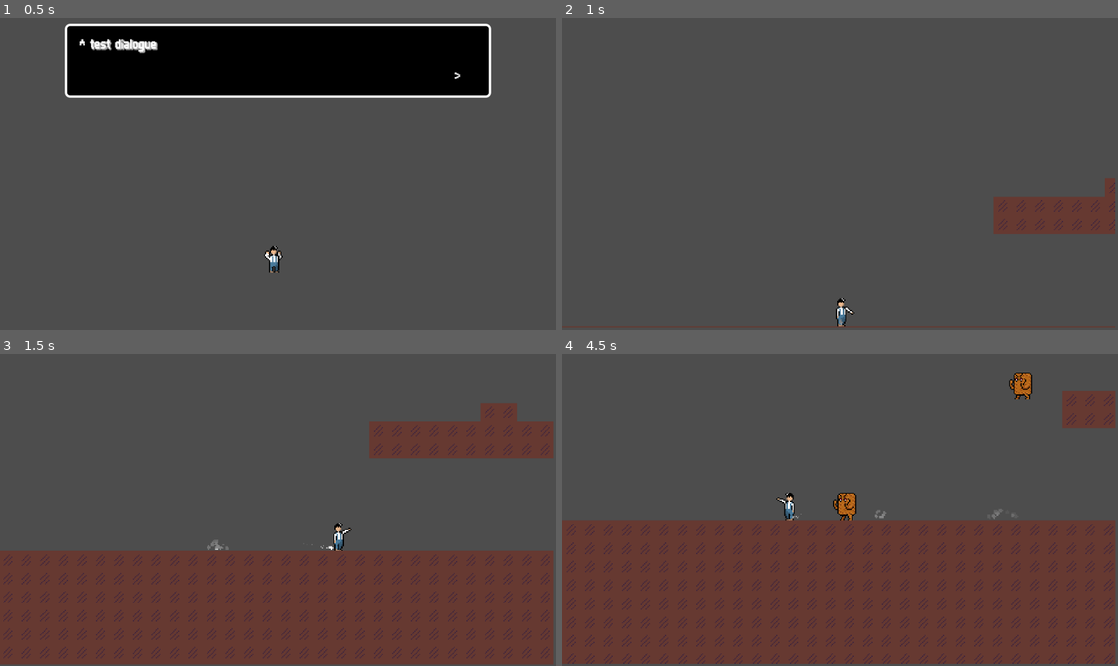
Above: before the commit, frames 1-4 (two rows, left to right).
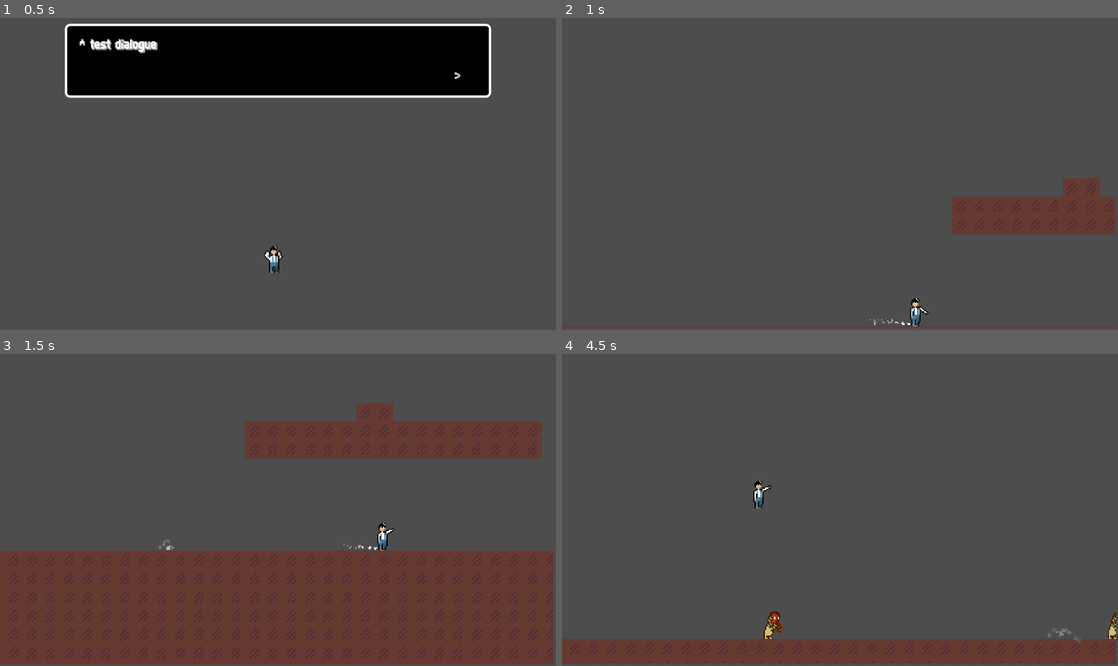
Above: after the commit, the same moments.

Repository: tixvage/bgj25.2
Game: Godot game, scene res://scenes/main.tscn
Same seed, same stepped clock (60 frames per second), same inputs: the game is played once before the commit and once after it. The engine's default icon, where the game draws it, is replaced by a stand-in: a white triangle on a blue panel in a dark square. Sound files missing from this copy of the repository are replaced by a short silence.
Inputs (mouse positions are in pixels of both pictures, inside the frame that each line leads up to):
- Up to frame 1 (0.5 s): no input
- Up to frame 2 (1 s): move the mouse to (812, 236) at 0.52 s; hold D (move_right) from 0.53 s (still down); click (812, 236) at 0.6 s; tap W (move_up) at 0.77 s
- Up to frame 3 (1.5 s): keep holding D (move_right); move the mouse to (444, 556) at 1.27 s; click (444, 556) at 1.35 s
- Up to frame 4 (4.5 s): tap W (move_up) at 1.52, 3.02, 3.77 s; move the mouse to (673, 463) at 2.02 s; release D (move_right) at 2.03 s; hold A (move_left) 2.03-4.28 s; click (673, 463) at 2.1 s; move the mouse to (867, 510) at 2.77 s; click (867, 510) at 2.85 s; move the mouse to (756, 432) at 3.52 s; click (756, 432) at 3.6 s; move the mouse to (962, 494) at 4.27 s; hold D (move_right) from 4.28 s (still down); click (962, 494) at 4.35 s

Frame 1 is identical in both runs. In frame 2, 1.8% of the frame differs, in the area x 49-100%, y 51-99%; in frame 3, 7.5%; in frame 4, 41%, in the area x 0-100%, y 6-100%.

Commit message:
alright you .s a alright

Diff:
--- a/scenes/demo_world.tscn
+++ b/scenes/demo_world.tscn
@@ -132,7 +132,7 @@
 metadata/_custom_type_script = "uid://bfj6hq6gj25hm"
 
 [sub_resource type="RectangleShape2D" id="RectangleShape2D_1464v"]
-size = Vector2(10, 5)
+size = Vector2(30, 10)
 
 [sub_resource type="AtlasTexture" id="AtlasTexture_n31jq"]
 atlas = ExtResource("8_4qpdp")
@@ -704,6 +704,9 @@
 collision_layer = 2
 script = ExtResource("1_hym41")
 player_datas = Array[ExtResource("2_70cc3")]([SubResource("Resource_25m8j"), SubResource("Resource_4qpdp"), SubResource("Resource_n31jq")])
+ground_accel = null
+air_accel = null
+coyote_time = null
 
 [node name="Root" type="Node2D" parent="Player"]
 
@@ -718,7 +721,7 @@
 angle_max = 180.0
 
 [node name="HandArea" type="Area2D" parent="Player/Root"]
-position = Vector2(7, 1)
+position = Vector2(9, -1)
 
 [node name="CollisionShape2D" type="CollisionShape2D" parent="Player/Root/HandArea"]
 shape = SubResource("RectangleShape2D_1464v")
--- a/scenes/enemy_bandim.tscn
+++ b/scenes/enemy_bandim.tscn
@@ -22,6 +22,8 @@
 shader = ExtResource("3_wjy0h")
 shader_parameter/flash_light = Vector4(1, 1, 1, 1)
 shader_parameter/flash_amount = 0.0
+shader_parameter/line_color = Vector4(1, 1, 1, 1)
+shader_parameter/line_scale = 0.0
 
 [sub_resource type="AtlasTexture" id="AtlasTexture_0ob4b"]
 atlas = ExtResource("1_6n4i8")
--- a/scenes/enemy_lotus.tscn
+++ b/scenes/enemy_lotus.tscn
@@ -28,6 +28,8 @@
 shader = ExtResource("3_gqwvd")
 shader_parameter/flash_light = Vector4(1, 1, 1, 1)
 shader_parameter/flash_amount = 0.0
+shader_parameter/line_color = Vector4(1, 1, 1, 1)
+shader_parameter/line_scale = 0.0
 
 [sub_resource type="AtlasTexture" id="AtlasTexture_gqwvd"]
 atlas = ExtResource("4_gqwvd")
@@ -170,7 +172,7 @@
 }]
 
 [sub_resource type="RectangleShape2D" id="RectangleShape2D_ocnnu"]
-size = Vector2(30, 10)
+size = Vector2(30, 30)
 
 [node name="EnemyLotus" type="CharacterBody2D"]
 collision_layer = 4
@@ -223,7 +225,7 @@
 target_position = Vector2(0, -80)
 
 [node name="Hand" type="Area2D" parent="Root"]
-position = Vector2(15, -2)
+position = Vector2(15, 3)
 
 [node name="CollisionShape2D" type="CollisionShape2D" parent="Root/Hand"]
 shape = SubResource("RectangleShape2D_ocnnu")
--- a/scenes/main.tscn
+++ b/scenes/main.tscn
@@ -9,6 +9,7 @@
 [ext_resource type="Script" uid="uid://fakgyt1igiiy" path="res://scripts/camera_manager.gd" id="6_tefeu"]
 [ext_resource type="AudioStream" uid="uid://8yc4fb1f76l3" path="res://assets/sound/dash_end.mp3" id="6_trceg"]
 [ext_resource type="Script" uid="uid://bwwc54keio8u7" path="res://scripts/enemy_manager.gd" id="7_85g3d"]
+[ext_resource type="AudioStream" uid="uid://7jfnd0gyvlu0" path="res://assets/sound/hit.mp3" id="7_a8y0u"]
 [ext_resource type="Shader" uid="uid://dmt0xf6ywpk70" path="res://shaders/subpixel.gdshader" id="7_o6xl0"]
 [ext_resource type="PackedScene" uid="uid://h0ndhqd3d6fy" path="res://scenes/dialogue_layer.tscn" id="7_tipki"]
 [ext_resource type="Script" uid="uid://cfab6f6jqnxnv" path="res://scripts/player_manager.gd" id="8_choun"]
@@ -19,7 +20,7 @@
 limit = 5
 type = 0
 sound_effect = ExtResource("4_jyhfs")
-volume = 0
+volume = -5
 pitch_scale = 1.0
 pitch_randomness = 0.0
 metadata/_custom_type_script = "uid://d5tjmlelqgaf"
@@ -29,7 +30,7 @@
 limit = 5
 type = 1
 sound_effect = ExtResource("5_eb6dy")
-volume = 0
+volume = -5
 pitch_scale = 0.6
 pitch_randomness = 0.0
 metadata/_custom_type_script = "uid://d5tjmlelqgaf"
@@ -39,8 +40,28 @@
 limit = 5
 type = 2
 sound_effect = ExtResource("6_trceg")
-volume = 0
+volume = -5
 pitch_scale = 1.0
+pitch_randomness = 0.0
+metadata/_custom_type_script = "uid://d5tjmlelqgaf"
+
+[sub_resource type="Resource" id="Resource_jkv2x"]
+script = ExtResource("3_sugp2")
+limit = 5
+type = 3
+sound_effect = ExtResource("7_a8y0u")
+volume = -10
+pitch_scale = 1.0
+pitch_randomness = 0.3
+metadata/_custom_type_script = "uid://d5tjmlelqgaf"
+
+[sub_resource type="Resource" id="Resource_jbj1t"]
+script = ExtResource("3_sugp2")
+limit = 5
+type = 4
+sound_effect = ExtResource("7_a8y0u")
+volume = -10
+pitch_scale = 3.0
 pitch_randomness = 0.0
 metadata/_custom_type_script = "uid://d5tjmlelqgaf"
 
@@ -55,7 +76,7 @@
 
 [node name="AudioManager" type="Node" parent="."]
 script = ExtResource("2_0wfyh")
-sound_effects = Array[ExtResource("3_sugp2")]([SubResource("Resource_jyhfs"), SubResource("Resource_ya4ey"), SubResource("Resource_a8y0u")])
+sound_effects = Array[ExtResource("3_sugp2")]([SubResource("Resource_jyhfs"), SubResource("Resource_ya4ey"), SubResource("Resource_a8y0u"), SubResource("Resource_jkv2x"), SubResource("Resource_jbj1t")])
 
 [node name="WindowManager" type="Node" parent="."]
 script = ExtResource("5_tbgi4")
--- a/scripts/enemy_data.gd
+++ b/scripts/enemy_data.gd
@@ -3,3 +3,4 @@
 
 @export var type: EnemySpawner.Type
 @export var xp_gain: int
+@export var xp_steal: float
--- a/scripts/enemy_lotus.gd
+++ b/scripts/enemy_lotus.gd
@@ -38,11 +38,12 @@
 
 @onready var flash_timer: Timer = $FlashTimer
 @onready var head: Marker2D = $Head
+@onready var root: Node2D = $Root
 @onready var sprite: AnimatedSprite2D = $Root/AnimatedSprite2D
 @onready var obstacle_ray: RayCast2D = $Root/ObstacleRay
 @onready var optional_jump_ray: RayCast2D = $Root/OptionalJumpRay
 @onready var head_ray: RayCast2D = $Root/HeadRay
-@onready var root: Node2D = $Root
+@onready var hand: Area2D = $Root/Hand
 
 func change_state(new_state: State) -> void:
 	last_state = state
@@ -67,16 +68,20 @@
 	change_state(State.RANDOM)
 
 
-func damage(amount: float) -> void:
+func damage(amount: float, up: bool) -> void:
 	health -= amount
 	if health <= 0:
 		change_state(State.DIE)
-		flash_timer.start(1)
+		flash_timer.start()
+		sprite.material.set_shader_parameter("line_scale", 0.0)
 		sprite.material.set_shader_parameter("flash_amount", 0.5)
 		sprite.material.set_shader_parameter("flash_light", Vector4(1.0, 0.0, 0.0, 1.0))
 	else:
 		flash_timer.start()
-		sprite.material.set_shader_parameter("flash_amount", 0.8)
+		if up:
+			sprite.material.set_shader_parameter("flash_amount", 0.8)
+		else:
+			sprite.material.set_shader_parameter("line_scale", 1.0)
 
 
 func damage_from_up(raw_nearness: float, mass: float) -> void:
@@ -90,16 +95,19 @@
 		)
 	)
 	var damage_amount: float = mass * nearness * 2
-	damage(damage_amount)
+	damage(damage_amount, true)
 
 
 func damage_hand(location: Vector2, amount: float) -> void:
 	if state == State.DIE: return
-	apply_knockback(
-		KNOCKBACK_TIME * 0.3,
-		Vector2(sign(global_position.x - location.x) * 500, 0)
-	)
-	damage(amount)
+	player_offset = randf_range(player_offset, 50.0)
+	chase_count = MAX_CHASE_BEFORE_ESCAPE - 1
+	change_state(State.CHASE)
+	#apply_knockback(
+	#	KNOCKBACK_TIME * 0.1,
+	#	Vector2(sign(global_position.x - location.x) * 500, -100)
+	#)
+	damage(amount, false)
 
 
 func apply_knockback(time: float, force: Vector2) -> void:
@@ -165,6 +173,12 @@
 	elif state == State.HIT:
 		hit_timer -= delta
 		if hit_timer < 0:
+			var areas := hand.get_overlapping_areas()
+			for area in areas:
+				if area.is_in_group("Player"):
+					var player := area.get_parent()
+					player.damage(data.xp_steal)
+					break
 			change_state(State.CHASE)
 	elif state == State.DIE:
 		velocity.x = 0
@@ -208,6 +222,7 @@
 func _on_flash_timer_timeout() -> void:
 	sprite.material.set_shader_parameter("flash_amount", 0.0)
 	sprite.material.set_shader_parameter("flash_light", Vector4(1.0, 1.0, 1.0, 1.0))
+	sprite.material.set_shader_parameter("line_scale", 0.0)
 
 
 func _on_animated_sprite_2d_animation_finished() -> void:
--- a/scripts/player.gd
+++ b/scripts/player.gd
@@ -111,9 +111,13 @@
 	if Input.is_action_just_pressed("fire"):
 		play_animation("hit")
 		var bodies := hand_area.get_overlapping_areas()
+		var hit := false
 		for body in bodies:
 			if body.is_in_group("EnemyDash"):
 				body.get_parent().damage_hand(global_position, data.damage_amount)
+				hit = true
+				break
+		Global.audio_manager.create_audio(SoundEffect.Type.HIT if hit else SoundEffect.Type.MISS)
 
 
 func _physics_process(delta: float) -> void:
@@ -168,7 +172,7 @@
 
 func _on_animated_sprite_2d_animation_finished() -> void:
 	var anim := get_animation()
-	if anim in ["dash_end", "hit"]:
+	if anim in ["dash_end"]:
 		locked = false
 	if anim in ["hit", "dash_end"]:
 		play_animation("idle")
@@ -176,5 +180,5 @@
 
 func _on_animated_sprite_2d_animation_changed() -> void:
 	var anim := get_animation()
-	if anim in ["dash_end", "hit"]:
+	if anim in ["dash_end"]:
 		locked = true
--- a/scripts/sound_effect.gd
+++ b/scripts/sound_effect.gd
@@ -5,6 +5,8 @@
 	NONE = 0,
 	DASH_START,
 	DASH_END,
+	HIT,
+	MISS,
 }
 
 @export_range(0, 10) var limit: int = 5
--- a/shaders/flash.gdshader
+++ b/shaders/flash.gdshader
@@ -3,8 +3,24 @@
 uniform vec4 flash_light = vec4(1);
 uniform float flash_amount = 0.0;
 
+uniform vec4 line_color = vec4(1.0, 1.0, 1.0, 1.0);//color line
+uniform float line_scale : hint_range(0, 20) = 0;    // thickness of the line
+
 void fragment() {
+	vec2 size = TEXTURE_PIXEL_SIZE * line_scale;
+
+	float outline = texture(TEXTURE, UV + vec2(-size.x, 0)).a;
+	outline += texture(TEXTURE, UV + vec2(0, size.y)).a;
+	outline += texture(TEXTURE, UV + vec2(size.x, 0)).a;
+	outline += texture(TEXTURE, UV + vec2(0, -size.y)).a;
+	outline += texture(TEXTURE, UV + vec2(-size.x, size.y)).a;
+	outline += texture(TEXTURE, UV + vec2(size.x, size.y)).a;
+	outline += texture(TEXTURE, UV + vec2(-size.x, -size.y)).a;
+	outline += texture(TEXTURE, UV + vec2(size.x, -size.y)).a;
+	outline = min(outline, 1.0);
+
 	vec4 color = texture(TEXTURE, UV);
 	color.rgb = mix(color.rgb, flash_light.rgb, flash_amount);
-	COLOR = color;
+
+	COLOR = mix(color, line_color , outline - color.a);
 }
Not shown, added: assets/sound/hit.mp3.import
Not shown: 1 places in scenes/main.tscn that only renumber resources
Not shown, added: assets/sound/hit.mp3
